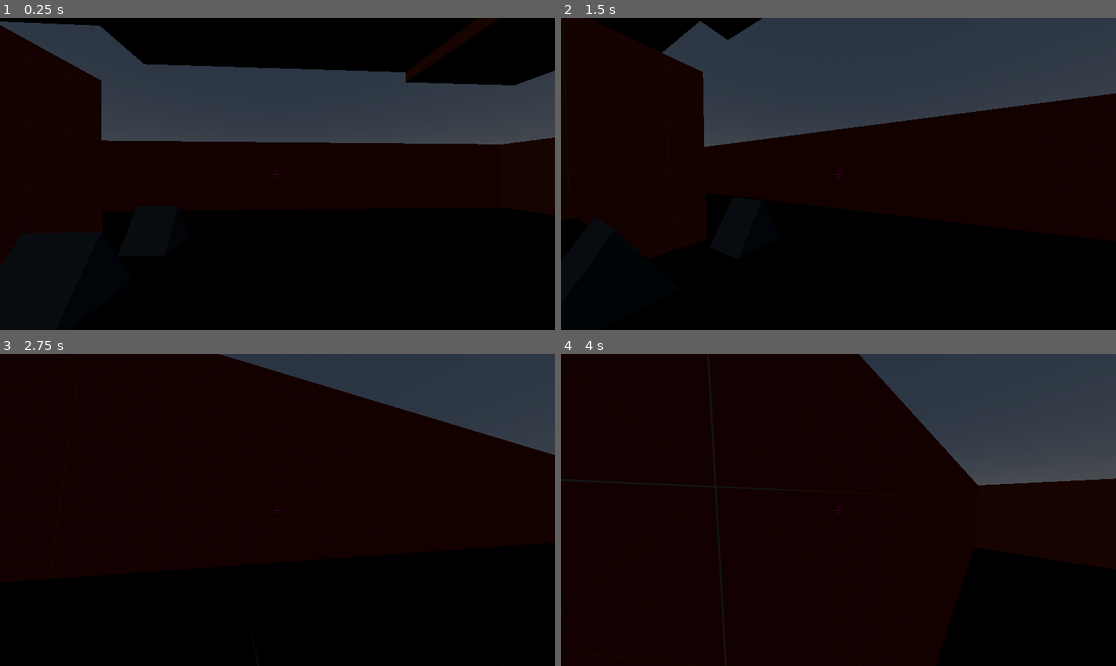
Above: before the commit, frames 1-4 (two rows, left to right).
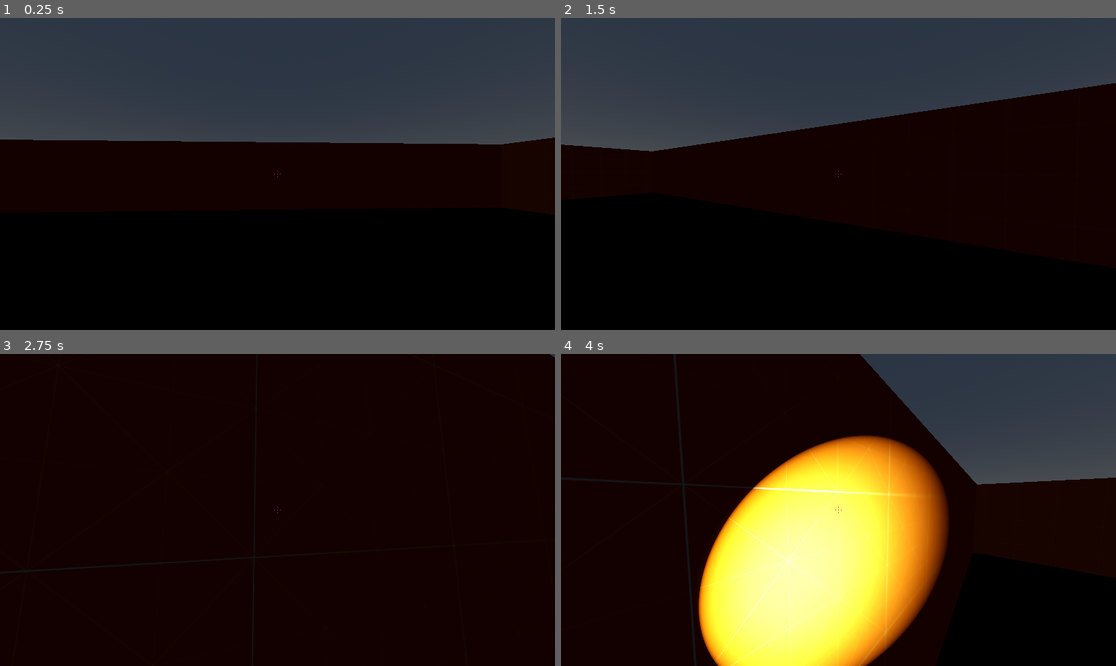
Above: after the commit, the same moments.

Repository: 1016305/gad222project
Game: Godot game, scene res://scenes/world.tscn
The game is run twice, just before and just after one commit, with the same random seed, the same clock (stepped at 60 frames per second) and the same inputs.
Inputs (mouse positions are in pixels of both pictures, inside the frame that each line leads up to):
- Up to frame 1 (0.25 s): no input
- Up to frame 2 (1.5 s): tap Enter at 0.5 s; move the mouse to (866, 174) at 0.52 s; hold Ctrl (crouch) 0.53-1.28 s; hold W (forward) from 0.53 s (still down); tap Space (jump) at 0.77 s; tap E (interact, bound only after the commit) at 0.8, 1.35 s; move the mouse to (810, 174) at 1.27 s
- Up to frame 3 (2.75 s): keep holding W (forward); tap Space (jump) at 1.52 s; tap F (interact, bound only before the commit) at 1.55, 2.1 s; move the mouse to (288, 503) at 2.02 s; hold Ctrl (crouch) from 2.03 s (still down)
- Up to frame 4 (4 s): keep holding W (forward); move the mouse to (832, 516) at 2.77 s; release Ctrl (crouch) at 2.78 s; tap Ctrl (crouch) at 2.85 s; tap Space (jump) at 3.02, 3.77 s; tap E (interact, bound only after the commit) at 3.05, 3.6 s; move the mouse to (877, 513) at 3.52 s; tap F (interact, bound only before the commit) at 3.8 s

The runs differ from the first frame. In frame 1, 19% of the frame differs, in the area x 0-100%, y 0-40%; in frame 2, 12%; in frame 3, 9.9%; in frame 4, 27%, in the area x 0-100%, y 0-100%.

Commit message:
Added system for text interaction. can use txts as text input/

Diff:
--- a/project.godot
+++ b/project.godot
@@ -57,16 +57,6 @@
 "events": [Object(InputEventKey,"resource_local_to_scene":false,"resource_name":"","device":-1,"window_id":0,"alt_press …(195 unchanged characters)…
 ]
 }
-lean_left={
-"deadzone": 0.5,
-"events": [Object(InputEventKey,"resource_local_to_scene":false,"resource_name":"","device":-1,"window_id":0,"alt_pressed":false,"shift_pressed":false,"ctrl_pressed":false,"meta_pressed":false,"pressed":false,"keycode":0,"physical_keycode":81,"key_label":0,"unicode":113,"location":0,"echo":false,"script":null)
-]
-}
-lean_right={
-"deadzone": 0.5,
-"events": [Object(InputEventKey,"resource_local_to_scene":false,"resource_name":"","device":-1,"window_id":0,"alt_pressed":false,"shift_pressed":false,"ctrl_pressed":false,"meta_pressed":false,"pressed":false,"keycode":0,"physical_keycode":69,"key_label":0,"unicode":101,"location":0,"echo":false,"script":null)
-]
-}
 toggle_mouse_visible={
 "deadzone": 0.5,
 "events": [Object(InputEventKey,"resource_local_to_scene":false,"resource_name":"","device":-1,"window_id":0,"alt_press …(195 unchanged characters)…
@@ -74,12 +64,12 @@
 }
 toggle_flashlight={
 "deadzone": 0.5,
-"events": [Object(InputEventKey,"resource_local_to_scene":fa …(140 unchanged characters)… d":false,"keycode":0,"physical_keycode":84,"key_label":0,"unicode":116,"location":0,"echo":false,"script":null)
+"events": [Object(InputEventKey,"resource_local_to_scene":fa …(140 unchanged characters)… d":false,"keycode":0,"physical_keycode":70,"key_label":0,"unicode":102,"location":0,"echo":false,"script":null)
 ]
 }
 interact={
 "deadzone": 0.5,
-"events": [Object(InputEventKey,"resource_local_to_scene":fa …(140 unchanged characters)… d":false,"keycode":0,"physical_keycode":70,"key_label":0,"unicode":102,"location":0,"echo":false,"script":null)
+"events": [Object(InputEventKey,"resource_local_to_scene":fa …(140 unchanged characters)… d":false,"keycode":0,"physical_keycode":69,"key_label":0,"unicode":101,"location":0,"echo":false,"script":null)
 ]
 }
 
--- a/scenes/button.tscn
+++ b/scenes/button.tscn
@@ -1,13 +1,37 @@
 [gd_scene load_steps=4 format=3 uid="uid://bsofxndk5pe3g"]
 
-[ext_resource type="Script" path="res://scripts/interactable/button.gd" id="1_rup1d"]
+[sub_resource type="GDScript" id="GDScript_r01l5"]
+script/source = "extends Interactable
+
+@export var ui_text: Label
+@onready var message_panel: Panel = $\"UI_Crosshair/Message Panel\"
+@onready var message_text: RichTextLabel = $\"UI_Crosshair/Message Panel/Message Text\"
+
+var is_active: bool = false
+var message: String
+
+func _on_interacted(body):
+	display_message()
+
+func display_message():
+	message_panel.visible = true
+	message_text.text = message
+	#disable the player's ability to walk
+	pass
+
+func hide_message():
+	message_text.text = \"\"
+	message_panel.visible = false
+	#enable the player's ability to walk
+	pass
+"
 
 [sub_resource type="PrismMesh" id="PrismMesh_rehlv"]
 
 [sub_resource type="BoxShape3D" id="BoxShape3D_7bx25"]
 
 [node name="Button" type="StaticBody3D"]
-script = ExtResource("1_rup1d")
+script = SubResource("GDScript_r01l5")
 
 [node name="MeshInstance3D" type="MeshInstance3D" parent="."]
 mesh = SubResource("PrismMesh_rehlv")
--- a/scenes/player.tscn
+++ b/scenes/player.tscn
@@ -1,10 +1,11 @@
-[gd_scene load_steps=9 format=3 uid="uid://dtj0qv3fmmrik"]
+[gd_scene load_steps=10 format=3 uid="uid://dtj0qv3fmmrik"]
 
 [ext_resource type="Script" path="res://scripts/player/playercontroller.gd" id="1_ve6k1"]
 [ext_resource type="Script" path="res://scripts/player/flashlight_control.gd" id="2_6q6cu"]
-[ext_resource type="Script" path="res://scripts/player/interact_raycast.gd" id="3_elrys"]
 [ext_resource type="AudioStream" uid="uid://b4ta3shtb4rvc" path="res://assets/sounds/light-switch-81967.mp3" id="3_vpqoh"]
+[ext_resource type="Script" path="res://scripts/player/raycast_interact_signals.gd" id="3_xqmyb"]
 [ext_resource type="Texture2D" uid="uid://c7e74hrqpbhwi" path="res://assets/textures/UI/CROSS.svg" id="4_r3k3k"]
+[ext_resource type="Script" path="res://scripts/UI/message_display_controller.gd" id="6_1t8vm"]
 
 [sub_resource type="CapsuleShape3D" id="CapsuleShape3D_il2d2"]
 
@@ -30,8 +31,8 @@
 
 [node name="SpotLight3D" type="SpotLight3D" parent="stand_collider/Head"]
 transform = Transform3D(1, 0, 0, 0, 1, 0, 0, 0, 1, 0, -0.240678, 0.116269)
-light_color = Color(1, 0.8695, 0.71, 1)
-light_energy = 5.576
+light_color = Color(1, 0.9055, 0.79, 1)
+light_energy = 8.849
 shadow_enabled = true
 spot_range = 20.0
 spot_attenuation = 2.0
@@ -40,7 +41,7 @@
 
 [node name="InteractRaycast" type="RayCast3D" parent="stand_collider/Head"]
 target_position = Vector3(0, 0, -2)
-script = ExtResource("3_elrys")
+script = ExtResource("3_xqmyb")
 
 [node name="MeshInstance3D" type="MeshInstance3D" parent="stand_collider"]
 visible = false
@@ -112,3 +113,30 @@
 grow_horizontal = 2
 grow_vertical = 2
 text = "You are looking at something."
+
+[node name="Message Panel" type="Panel" parent="UI_Crosshair"]
+visible = false
+layout_mode = 0
+offset_left = -135.0
+offset_top = -151.0
+offset_right = 839.0
+offset_bottom = 852.0
+script = ExtResource("6_1t8vm")
+
+[node name="Message Text" type="RichTextLabel" parent="UI_Crosshair/Message Panel"]
+layout_mode = 0
+offset_right = 1001.0
+offset_bottom = 1001.0
+bbcode_enabled = true
+text = "[font_size=26][center] This is a test text. It should be large, legible, and readable. "
+
+[node name="Label" type="Label" parent="UI_Crosshair/Message Panel"]
+layout_mode = 0
+offset_left = 7.0
+offset_top = 965.0
+offset_right = 230.0
+offset_bottom = 1006.0
+theme_override_font_sizes/font_size = 25
+text = "[Press \"E\" to close]"
+
+[connection signal="on_interact_interactable" from="stand_collider/Head/InteractRaycast" to="UI_Crosshair/Message Panel" method="_on_interact_raycast_on_interact_interactable"]
--- a/scenes/world.tscn
+++ b/scenes/world.tscn
@@ -1,9 +1,10 @@
-[gd_scene load_steps=9 format=3 uid="uid://bhawo2tt7hdh"]
+[gd_scene load_steps=10 format=3 uid="uid://bhawo2tt7hdh"]
 
 [ext_resource type="Texture2D" uid="uid://lq7pkgn0plbv" path="res://assets/textures/texture_07.png" id="1_d551r"]
 [ext_resource type="Material" uid="uid://d30lclecniufh" path="res://assets/materials/devmat_orange.tres" id="2_rx6k8"]
 [ext_resource type="PackedScene" uid="uid://dtj0qv3fmmrik" path="res://scenes/player.tscn" id="2_wqck2"]
 [ext_resource type="PackedScene" uid="uid://bsofxndk5pe3g" path="res://scenes/button.tscn" id="3_0wb4d"]
+[ext_resource type="Script" path="res://scripts/interactable/object_to_display_text.gd" id="4_3ascu"]
 
 [sub_resource type="ProceduralSkyMaterial" id="ProceduralSkyMaterial_tcjux"]
 
@@ -73,117 +74,19 @@
 material = ExtResource("2_rx6k8")
 
 [node name="CSGBox3D2" type="CSGBox3D" parent="stage/Obstacles"]
-transform = Transform3D(1, 0, 0, 0, 1, 0, 0, 0, 1, 5.74215, 1.36113, 0)
+transform = Transform3D(1, 0, 0, 0, 1, 0, 0, 0, 1, 5.72172, 0.767483, 0)
 use_collision = true
-size = Vector3(1, 2.1873, 1)
 material = ExtResource("2_rx6k8")
 
 [node name="CSGBox3D3" type="CSGBox3D" parent="stage/Obstacles"]
-transform = Transform3D(1, 0, 0, 0, 1, 0, 0, 0, 1, 7.43117, 1.80785, 0)
+transform = Transform3D(1, 0, 0, 0, 1, 0, 0, 0, 1, 8.53304, 0.767483, 0)
 use_collision = true
-size = Vector3(1, 3.08073, 1)
-material = ExtResource("2_rx6k8")
-
-[node name="CSGBox3D4" type="CSGBox3D" parent="stage/Obstacles"]
-transform = Transform3D(1, 0, 0, 0, 1, 0, 0, 0, 1, 10.6789, 1.80785, 0)
-use_collision = true
-size = Vector3(1, 3.08073, 1)
 material = ExtResource("2_rx6k8")
 
 [node name="CSGBox3D5" type="CSGBox3D" parent="stage/Obstacles"]
 transform = Transform3D(1, 0, 0, 0, 1, 0, 0, 0, 1, 7.64471, 1.80785, -7.62687)
 use_collision = true
 size = Vector3(7.06836, 3.08073, 3.06543)
-material = ExtResource("2_rx6k8")
-
-[node name="CSGBox3D7" type="CSGBox3D" parent="stage/Obstacles"]
-transform = Transform3D(1, 0, 0, 0, 1, 0, 0, 0, 1, -2.59576, 0.921944, 4.48593)
-use_collision = true
-size = Vector3(1.0769, 1.30892, 7)
-material = ExtResource("2_rx6k8")
-
-[node name="CSGBox3D18" type="CSGBox3D" parent="stage/Obstacles"]
-transform = Transform3D(1, 0, 0, 0, 1, 0, 0, 0, 1, -0.134215, 0.921944, 7.48593)
-use_collision = true
-size = Vector3(6, 1.30892, 1)
-material = ExtResource("2_rx6k8")
-
-[node name="CSGBox3D8" type="CSGBox3D" parent="stage/Obstacles"]
-transform = Transform3D(1, 0, 0, 0, 1, 0, 0, 0, 1, -0.458549, 0.921944, 3.40628)
-use_collision = true
-size = Vector3(1.0769, 1.30892, 4.8407)
-material = ExtResource("2_rx6k8")
-
-[node name="CSGBox3D19" type="CSGBox3D" parent="stage/Obstacles"]
-transform = Transform3D(1, 0, 0, 0, 1, 0, 0, 0, 1, 1.05581, 0.921944, 5.40976)
-use_collision = true
-size = Vector3(4, 1.30892, 0.847656)
-material = ExtResource("2_rx6k8")
-
-[node name="CSGBox3D9" type="CSGBox3D" parent="stage/Obstacles"]
-transform = Transform3D(1, 0, 0, 0, 1, 0, 0, 0, 1, -1.51525, 2.86192, 4.48593)
-use_collision = true
-size = Vector3(3.19031, 2.59636, 7)
-material = ExtResource("2_rx6k8")
-
-[node name="CSGBox3D20" type="CSGBox3D" parent="stage/Obstacles"]
-transform = Transform3D(1, 0, 0, 0, 1, 0, 0, 0, 1, 1.3896, 2.86192, 6.48593)
-use_collision = true
-size = Vector3(3, 2.59636, 3)
-material = ExtResource("2_rx6k8")
-
-[node name="CSGBox3D6" type="CSGBox3D" parent="stage/Obstacles"]
-transform = Transform3D(1, 0, 0, 0, 1, 0, 0, 0, 1, 0.122678, 4.48188, -7.68741)
-use_collision = true
-size = Vector3(6.58875, 0.252769, 2.94434)
-material = ExtResource("2_rx6k8")
-
-[node name="CSGBox3D10" type="CSGBox3D" parent="stage/Obstacles"]
-transform = Transform3D(1, 0, 0, 0, 1, 0, 0, 0, 1, -1.8021, 5.02137, -3.06528)
-use_collision = true
-size = Vector3(2.7392, 0.829021, 6.34119)
-material = ExtResource("2_rx6k8")
-
-[node name="CSGBox3D11" type="CSGBox3D" parent="stage/Obstacles"]
-transform = Transform3D(1, 0, 0, 0, 1, 0, 0, 0, 1, -1.8021, 7.07581, -4.1442)
-use_collision = true
-size = Vector3(2.7392, 0.829021, 4.18335)
-material = ExtResource("2_rx6k8")
-
-[node name="CSGBox3D12" type="CSGBox3D" parent="stage/Obstacles"]
-transform = Transform3D(1, 0, 0, 0, 1, 0, 0, 0, 1, -1.8021, 5.87338, 2.55146)
-use_collision = true
-size = Vector3(2.7392, 0.829021, 6.34119)
-material = ExtResource("2_rx6k8")
-
-[node name="CSGBox3D14" type="CSGBox3D" parent="stage/Obstacles"]
-transform = Transform3D(1, 0, 0, 0, 1, 0, 0, 0, 1, -1.8021, 4.27423, 8.99966)
-use_collision = true
-size = Vector3(2.7392, 0.829021, 1.96796)
-material = ExtResource("2_rx6k8")
-
-[node name="CSGBox3D15" type="CSGBox3D" parent="stage/Obstacles"]
-transform = Transform3D(1, 0, 0, 0, 1, 0, 0, 0, 1, 2.34064, 4.27423, 9.03942)
-use_collision = true
-size = Vector3(5.63994, 0.829021, 0.110947)
-material = ExtResource("2_rx6k8")
-
-[node name="CSGBox3D16" type="CSGBox3D" parent="stage/Obstacles"]
-transform = Transform3D(1, 0, 0, 0, 1, 0, 0, 0, 1, 5.11658, 4.27423, 10.1357)
-use_collision = true
-size = Vector3(0.0880489, 0.829021, 2.30352)
-material = ExtResource("2_rx6k8")
-
-[node name="CSGBox3D17" type="CSGBox3D" parent="stage/Obstacles"]
-transform = Transform3D(1, 0, 0, 0, 1, 0, 0, 0, 1, 7.25967, 4.27423, 11.2304)
-use_collision = true
-size = Vector3(4.37422, 0.829021, 0.11421)
-material = ExtResource("2_rx6k8")
-
-[node name="CSGBox3D13" type="CSGBox3D" parent="stage/Obstacles"]
-transform = Transform3D(1, 0, 0, 0, 1, 0, 0, 0, 1, -1.8021, 7.92782, -1.35052)
-use_collision = true
-size = Vector3(2.7392, 0.829021, 9.82947)
 material = ExtResource("2_rx6k8")
 
 [node name="CSGCylinder3D" type="CSGCylinder3D" parent="stage/Obstacles"]
@@ -244,21 +147,17 @@
 
 [node name="Interactables" type="Node3D" parent="stage"]
 
-[node name="Button" parent="stage/Interactables" instance=ExtResource("3_0wb4d")]
-transform = Transform3D(1, 0, 0, 0, 1, 0, 0, 0, 1, -3.46222, 0.755298, 0)
-prompt_message = "tiorha;e"
-
-[node name="Button2" parent="stage/Interactables" instance=ExtResource("3_0wb4d")]
-transform = Transform3D(1, 0, 0, 0, 1, 0, 0, 0, 1, -1.65722, 0.755298, 0)
-prompt_message = "3/4 cube"
-
-[node name="Button3" parent="stage/Interactables" instance=ExtResource("3_0wb4d")]
-transform = Transform3D(1, 0, 0, 0, 1, 0, 0, 0, 1, -0.0534593, 0.755298, 0)
-prompt_message = "trinagle"
-
 [node name="Button4" parent="stage/Interactables" instance=ExtResource("3_0wb4d")]
 transform = Transform3D(1, 0, 0, 0, 1, 0, 0, 0, 1, 1.95178, 0.755298, 0)
-prompt_message = "Tringle"
+script = ExtResource("4_3ascu")
+unique_message = "res://messages/TestMessage.txt"
+prompt_message = "Press \"E\" to Read"
+
+[node name="Button5" parent="stage/Interactables" instance=ExtResource("3_0wb4d")]
+transform = Transform3D(1, 0, 0, 0, 1, 0, 0, 0, 1, 0.317057, 0.755298, 0)
+script = ExtResource("4_3ascu")
+unique_message = "res://messages/text2.txt"
+prompt_message = "Press \"E\" to Read"
 
 [node name="SpotLight3D" type="SpotLight3D" parent="stage"]
 transform = Transform3D(1, 0, 0, 0, -0.337046, 0.941488, 0, -0.941488, -0.337046, 9.1923, 10.8487, -8.91624)
--- /dev/null
+++ b/scripts/UI/message_display_controller.gd
@@ -0,0 +1,18 @@
+extends Panel
+@onready var message_panel: Panel = $"."
+@onready var message_text: RichTextLabel = $"Message Text"
+
+
+# Called when the node enters the scene tree for the first time.
+func _ready() -> void:
+	pass # Replace with function body.
+
+
+# Called every frame. 'delta' is the elapsed time since the previous frame.
+func _process(delta: float) -> void:
+	pass
+
+
+func _on_interact_raycast_on_interact_interactable(content) -> void:
+	message_text.text = content
+	message_panel.visible = !message_panel.visible
--- a/scripts/interactable/button.gd
+++ /dev/null
@@ -1,6 +0,0 @@
-extends Interactable
-
-@export var ui_text: Label
-
-func _on_interacted(body):
-	print("gggggggggg")
--- a/scripts/interactable/interactable.gd
+++ b/scripts/interactable/interactable.gd
@@ -1,9 +1,5 @@
 extends CollisionObject3D
+
 class_name Interactable
 
-@export var prompt_message = "Interact"
-
-signal interacted(body)
-
-func interact(body):
-	interacted.emit(body)
+@export var prompt_message = "Press E to Interact"
--- /dev/null
+++ b/scripts/interactable/object_to_display_text.gd
@@ -0,0 +1,13 @@
+extends Interactable
+
+@export_file var unique_message: String
+var content
+var trigger_next_zone: bool = false
+# Called when the node enters the scene tree for the first time.
+func _ready() -> void:
+	load_from_file()
+
+func load_from_file():
+	print(unique_message)
+	var file = FileAccess.open(unique_message, FileAccess.READ)
+	content = file.get_as_text()
--- a/scripts/player/interact_raycast.gd
+++ /dev/null
@@ -1,22 +0,0 @@
-extends RayCast3D
-
-@onready var interact_raycast: RayCast3D = $"."
-@onready var prompt: Label = $"../../../UI_Crosshair/Prompt"
-
-# Called when the node enters the scene tree for the first time.
-func _ready() -> void:
-	pass # Replace with function body.
-
-
-# Called every frame. 'delta' is the elapsed time since the previous frame.
-func _process(delta: float) -> void:
-	if interact_raycast.is_colliding():
-		var collider = get_collider()
-
-		if collider is Interactable:
-			prompt.text = collider.prompt_message
-
-			if Input.is_action_just_pressed("interact"):
-				collider.interact(owner)
-	else:
-		prompt.text = ""
--- a/scripts/player/playercontroller.gd
+++ b/scripts/player/playercontroller.gd
@@ -84,10 +84,10 @@
 	handle_gravity(delta)
 	handle_move(delta)
 	handle_jump()
-	handle_crouch(delta)
+	#handle_crouch(delta)
 	handle_sprint(delta)
-	head_roll(input_dir, delta)
-	handle_lean(delta)
+	#head_roll(input_dir, delta)
+	#handle_lean(delta)
 	edge_friction(delta)
 	var was_on_floor = is_on_floor()
 	move_and_slide()
--- /dev/null
+++ b/scripts/player/raycast_interact_signals.gd
@@ -0,0 +1,22 @@
+extends RayCast3D
+
+@onready var raycast: RayCast3D = $"."
+@onready var prompt: Label = $"../../../UI_Crosshair/Prompt"
+
+var content
+signal on_interact_interactable(content)
+
+func _process(delta: float) -> void:
+	if raycast.is_colliding():
+		var collider = get_collider()
+		if collider is Interactable:
+			prompt.text = collider.prompt_message
+			if Input.is_action_just_pressed("interact"):
+				content = collider.content
+				emit_signal("on_interact_interactable",content) #signal is sent to the player's message panel
+				if collider.trigger_next_zone:
+					pass #add behaviour for triggering next zone here
+	else:
+		prompt.text = ""
+
+#get what the raycast is looking at. see if it inherits from interactable.
Not shown, added: messages/TestMessage.txt
Not shown, added: messages/text2.txt
